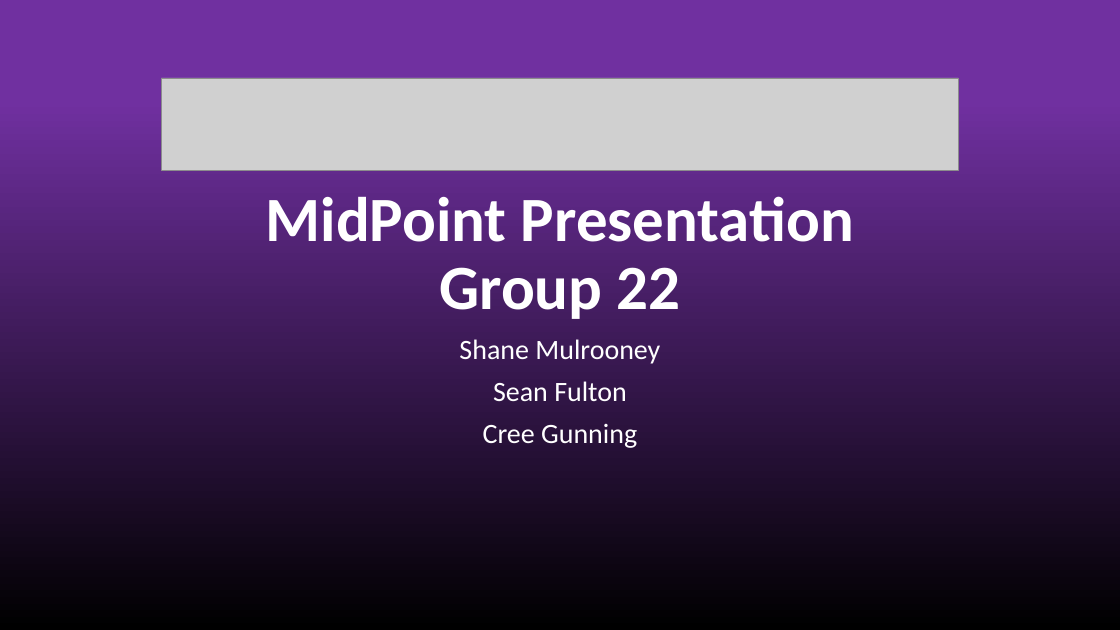
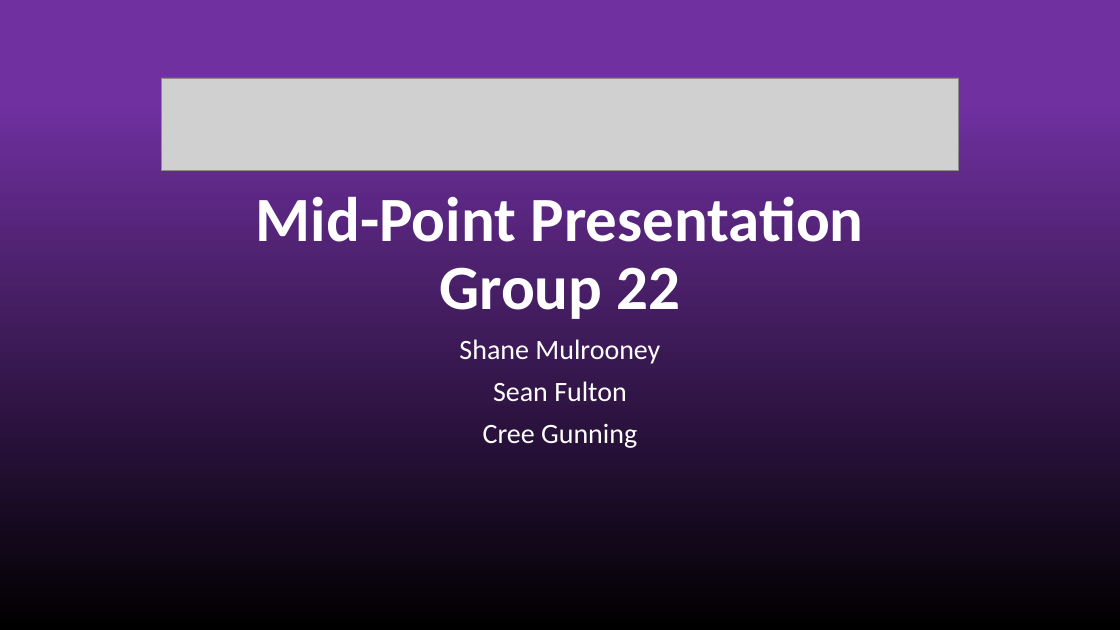
Before and after one commit to shanem1996/Plague_Panic, a slide deck: slide 1 of MIDPOINT PRESENTATION/MidPoint Presentation.pptx. Drawn at 1120x630 pixels with LibreOffice and Linux fonts; fonts in the diff are those of the drawing; grey boxes stand for pictures. Boxes give left, top, right and bottom in pixels: in the first picture for what was removed or moved away, otherwise in the second. Text is boxed around its words. In the diff, an @@ line names an element or a change of style, - is before the commit and + after.

```diff
--- a/MIDPOINT PRESENTATION/MidPoint Presentation.pptx
+++ b/MIDPOINT PRESENTATION/MidPoint Presentation.pptx
@@ title at box(256, 196, 864, 319): text changed @@
-MidPoint Presentation
-Group 22
+Mid-Point Presentation
+Group 22
```
Also in this commit, not shown: 1 other slide changed, 1 slide added, 1 slide removed, 2 other files.
